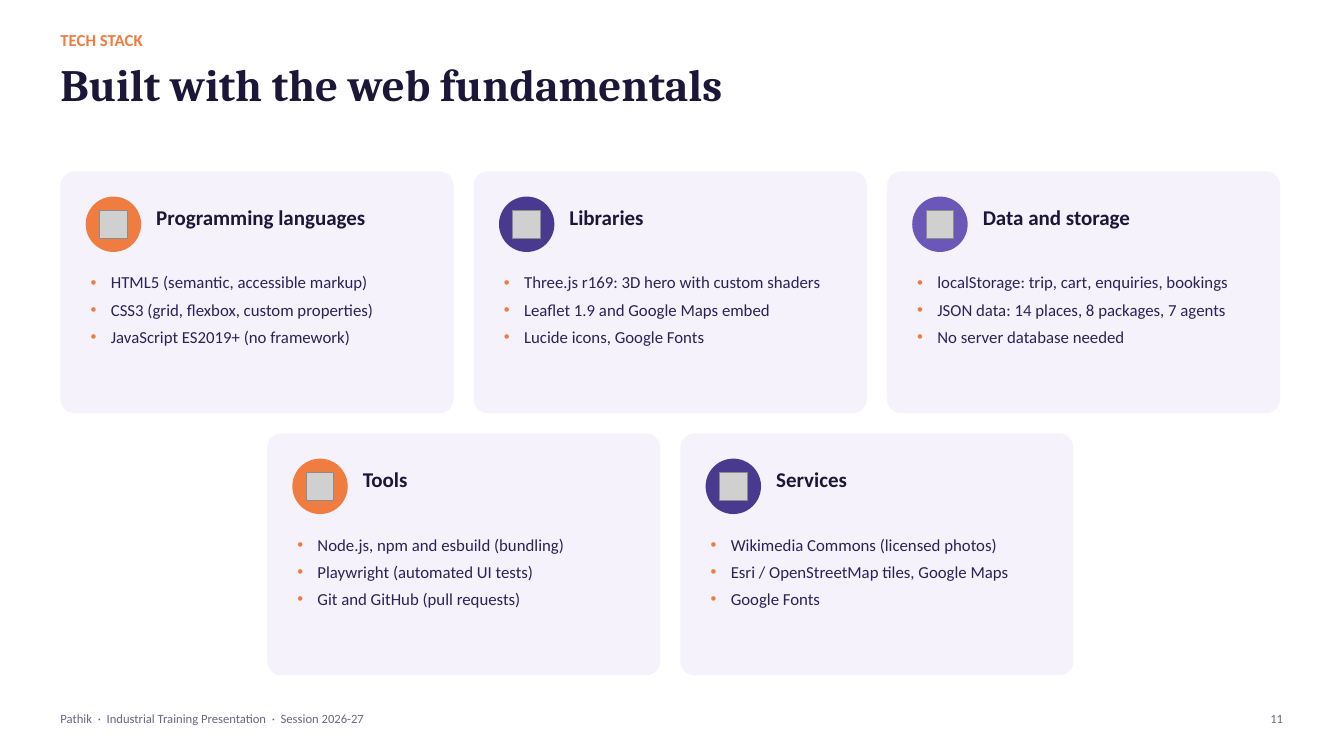
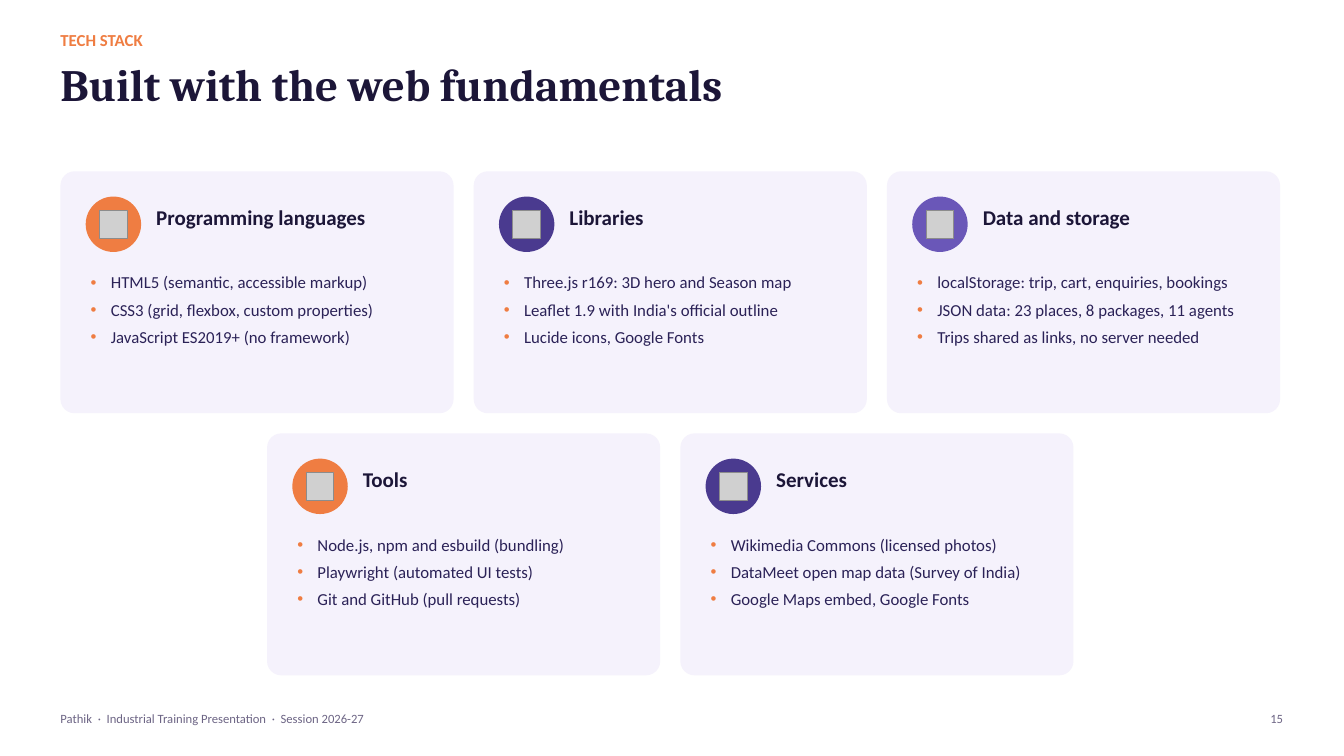
Before and after one commit to Hanu2908/intership_project, a slide deck: slide 15 of docs/presentation/Pathik_Project_Presentation.pptx (slide 11 before the commit). Drawn at 1344x756 pixels with LibreOffice and Linux fonts; fonts in the diff are those of the drawing; grey boxes stand for pictures; background and template pictures are left out. Boxes give left, top, right and bottom in pixels: in the first picture for what was removed or moved away, otherwise in the second. Text is boxed around its words. In the diff, an @@ line names an element or a change of style, - is before the commit and + after.

Commit message:
Presentation: new hero, Season map and official-map slides; updated numbers (18 slides)

```diff
--- a/docs/presentation/Pathik_Project_Presentation.pptx
+++ b/docs/presentation/Pathik_Project_Presentation.pptx
@@ text at [524,276,791,316]: text changed @@
-• Three.js r169: 3D hero with custom shaders
-• Leaflet 1.9 and Google Maps embed
+• Three.js r169: 3D hero and Season map
+• Leaflet 1.9 with India's official outline
@@ text at [937,304,1234,346]: text changed @@
-• JSON data: 14 places, 8 packages, 7 agents
-• No server database needed
+• JSON data: 23 places, 8 packages, 11 agents
+• Trips shared as links, no server needed
@@ text at [731,566,1021,608]: text changed @@
-• Esri / OpenStreetMap tiles, Google Maps
-• Google Fonts
+• DataMeet open map data (Survey of India)
+• Google Maps embed, Google Fonts
@@ text at [1270,715,1283,723]: text changed @@
-11
+15
```
Also in this commit, not shown: 10 other slides changed, 4 slides added.
